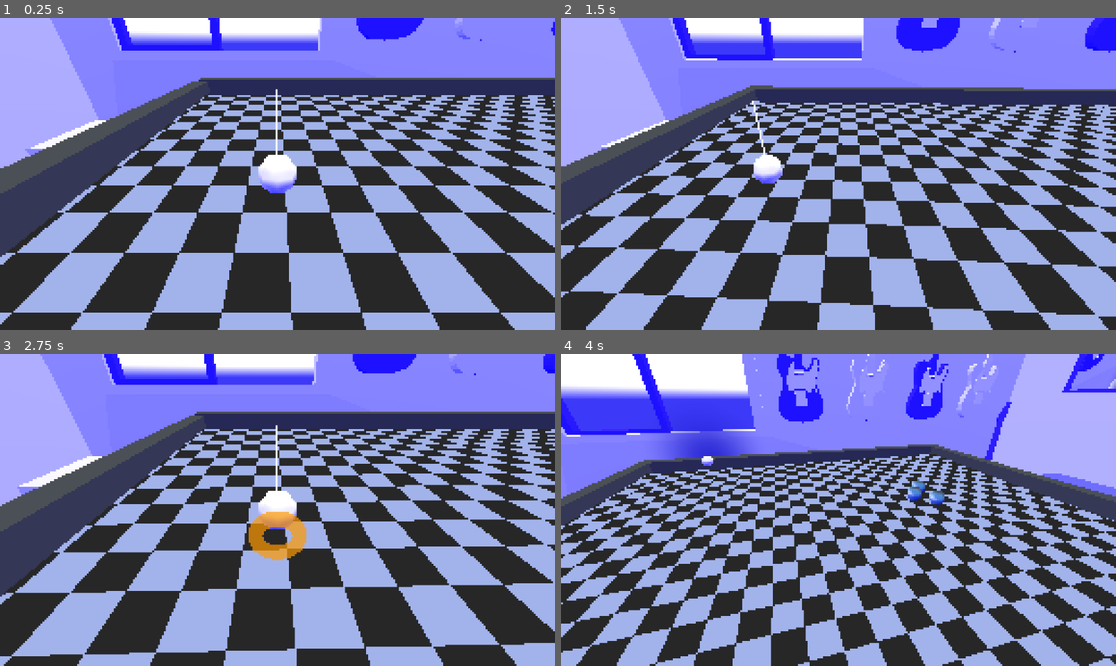
Above: before the commit, frames 1-4 (two rows, left to right).
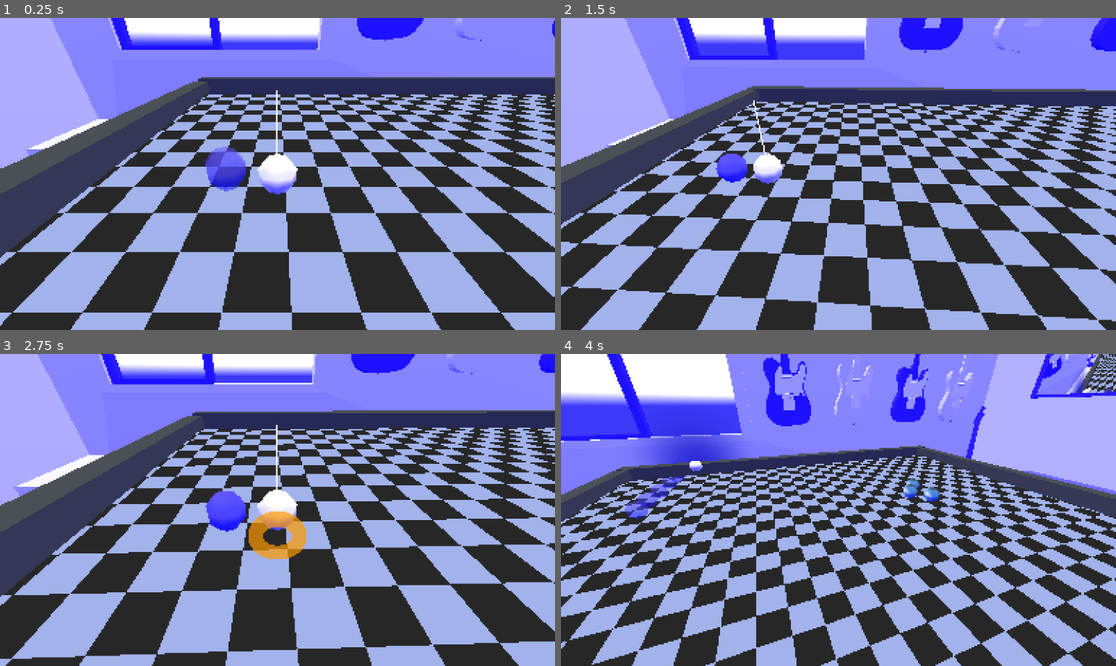
Above: after the commit, the same moments.

Repository: Urteusz/Ballatro
Game: Godot game, scene res://scenes/node_3d.tscn
Same seed, same stepped clock (60 frames per second), same inputs: the game is played once before the commit and once after it. The engine's default icon, where the game draws it, is replaced by a stand-in: a white triangle on a blue panel in a dark square.
Inputs (mouse positions are in pixels of both pictures, inside the frame that each line leads up to):
- Up to frame 1 (0.25 s): no input
- Up to frame 2 (1.5 s): move the mouse to (866, 174) at 0.52 s; hold D (next_camera_target) 0.53-1.28 s; move the mouse to (810, 174) at 1.27 s; tap A (previous_camera_target) at 1.35 s
- Up to frame 3 (2.75 s): move the mouse to (288, 503) at 2.02 s; hold W (push_ball) from 2.03 s (still down)
- Up to frame 4 (4 s): move the mouse to (832, 516) at 2.77 s; release W (push_ball) at 2.78 s; tap Tab (toggle_mouse_capture) at 2.85 s; move the mouse to (1005, 556) at 3.52 s; hold D (next_camera_target) from 3.53 s (still down)

The runs differ from the first frame. In frame 1, 6.7% of the frame differs, in the area x 0-100%, y 0-100%; in frame 2, 12%; in frame 3, 8.9%; in frame 4, 48%.

Commit message:
Particle ale tak dla testow tylko

Diff:
--- a/scenes/node_3d.tscn
+++ b/scenes/node_3d.tscn
@@ -13,7 +13,7 @@
 [ext_resource type="PackedScene" uid="uid://ip5evxm3a6tt" path="res://models/room_colored.glb" id="11_aj7ea"]
 
 [sub_resource type="ShaderMaterial" id="ShaderMaterial_jsk3o"]
-render_priority = 0
+render_priority = -1
 shader = ExtResource("2_a6664")
 shader_parameter/lineHighlight = 0.2
 shader_parameter/lineShadow = 0.7
@@ -72,6 +72,19 @@
 render_priority = 5
 transparency = 1
 shading_mode = 0
+
+[sub_resource type="ParticleProcessMaterial" id="ParticleProcessMaterial_1enmr"]
+emission_shape_offset = Vector3(0, 0, -1.245)
+gravity = Vector3(0, 0, 0)
+
+[sub_resource type="StandardMaterial3D" id="StandardMaterial3D_1enmr"]
+transparency = 1
+albedo_color = Color(0.29411766, 0.25882354, 1, 0.5019608)
+
+[sub_resource type="SphereMesh" id="SphereMesh_aj7ea"]
+material = SubResource("StandardMaterial3D_1enmr")
+radial_segments = 8
+rings = 4
 
 [sub_resource type="ShaderMaterial" id="ShaderMaterial_q712h"]
 render_priority = 1
@@ -129,11 +142,11 @@
 grow_horizontal = 2
 grow_vertical = 2
 stretch = true
-stretch_shrink = 4
+stretch_shrink = 3
 
 [node name="SubViewport" type="SubViewport" parent="SubViewportContainer"]
 handle_input_locally = false
-size = Vector2i(288, 162)
+size = Vector2i(384, 216)
 render_target_update_mode = 4
 
 [node name="Camera3D" type="Camera3D" parent="SubViewportContainer/SubViewport" node_paths=PackedStringArray("target")]
@@ -142,7 +155,6 @@
 target = NodePath("../Table/PlayerBall")
 
 [node name="EdgeDetectionShader" type="MeshInstance3D" parent="SubViewportContainer/SubViewport/Camera3D"]
-visible = false
 extra_cull_margin = 16384.0
 mesh = SubResource("QuadMesh_4arys")
 
@@ -225,13 +237,17 @@
 mesh = SubResource("TorusMesh_cptob")
 surface_material_override/0 = SubResource("StandardMaterial3D_q712h")
 
+[node name="GPUParticles3D" type="GPUParticles3D" parent="SubViewportContainer/SubViewport/Table/PlayerBall"]
+process_material = SubResource("ParticleProcessMaterial_1enmr")
+draw_pass_1 = SubResource("SphereMesh_aj7ea")
+
 [node name="Walls" type="Node" parent="SubViewportContainer/SubViewport"]
 
 [node name="Front" type="StaticBody3D" parent="SubViewportContainer/SubViewport/Walls"]
 transform = Transform3D(1, 0, 0, 0, 1, 0, 0, 0, 1, 0, 7.372567, -15.34833)
 
 [node name="MeshInstance3D" type="MeshInstance3D" parent="SubViewportContainer/SubViewport/Walls/Front" node_paths=PackedStringArray("object_node")]
-transform = Transform3D(11.734832, 0, 0, 0, -4.620302e-08, -6.0982575, 0, 1.057002, -2.665633e-07, -0.012123585, -0.923357, -0.012406349)
+transform = Transform3D(11.744708, 0, 0, 0, -4.6241905e-08, -6.1033897, 0, 1.0578915, -2.6678762e-07, -0.012123585, -0.923357, -0.012406349)
 cast_shadow = 0
 mesh = SubResource("PlaneMesh_1enmr")
 script = ExtResource("9_b2yaj")
@@ -244,7 +260,7 @@
 transform = Transform3D(1, 0, 0, 0, 1, 0, 0, 0, 1, 0, 7.900281, 15.303341)
 
 [node name="MeshInstance3D" type="MeshInstance3D" parent="SubViewportContainer/SubViewport/Walls/Back" node_paths=PackedStringArray("object_node")]
-transform = Transform3D(1, 0, 0, 0, 1, 0, 0, 0, 1, -0.03424883, -0.943511, 0.79844093)
+transform = Transform3D(1, 0, 0, 0, 1, 0, 0, 0, 1, -0.02970457, -0.943511, 0.8005848)
 mesh = SubResource("BoxMesh_q712h")
 script = ExtResource("9_b2yaj")
 object_node = NodePath("../../../Table/PlayerBall")
@@ -282,21 +298,21 @@
 [node name="Tvs" type="Node" parent="SubViewportContainer/SubViewport"]
 
 [node name="crt2" type="Sprite3D" parent="SubViewportContainer/SubViewport/Tvs"]
-transform = Transform3D(1.0339463, 0, -0.5762044, 0, 1.2774721, 0, 0.41793036, 0, 1.4255112, 12.16015, 6.5438347, -27.183935)
+transform = Transform3D(4.275712, 0, 0.15403676, 0, 5.209484, 0, 1.7282813, 0, -0.381082, 12.16015, 6.5438347, -27.183935)
 texture = SubResource("ViewportTexture_aj7ea")
 
 [node name="flat2" type="Sprite3D" parent="SubViewportContainer/SubViewport/Tvs"]
-transform = Transform3D(1.3649999, 0, 0, 0, 1.5, 0, 0, 0, 1.1, -3, 12.419871, -34.573807)
+transform = Transform3D(4.182745, 0, 0, 0, 4.457193, 0, 0, 0, 1.1, -3, 12.419871, -34.573807)
 texture = SubResource("ViewportTexture_1enmr")
 
 [node name="flat" type="SubViewport" parent="SubViewportContainer/SubViewport/Tvs"]
-size = Vector2i(1280, 720)
+size = Vector2i(426, 240)
 
 [node name="Camera3D" type="Camera3D" parent="SubViewportContainer/SubViewport/Tvs/flat"]
 transform = Transform3D(0.8786859, 0.23918666, -0.41315958, -0.15516026, 0.9615342, 0.22666548, 0.45148242, -0.13506182, 0.88199884, -8.448279, 10.041564, 20.506062)
 
 [node name="crt" type="SubViewport" parent="SubViewportContainer/SubViewport/Tvs"]
-size = Vector2i(640, 480)
+size = Vector2i(160, 110)
 
 [node name="Camera3D" type="Camera3D" parent="SubViewportContainer/SubViewport/Tvs/crt"]
 transform = Transform3D(-0.98378253, 0.019382963, -0.17831567, -0.004762233, 0.9909709, 0.13399237, 0.17930281, 0.13266854, -0.9748075, 0, 5.7684393, -15.326607)
Not shown, added: export_presets.cfg
Not shown: 1 places in scenes/node_3d.tscn that only renumber resources
Not shown, changed: textures/checkerboard.png.import
Not shown, changed: textures/icon.svg.import
